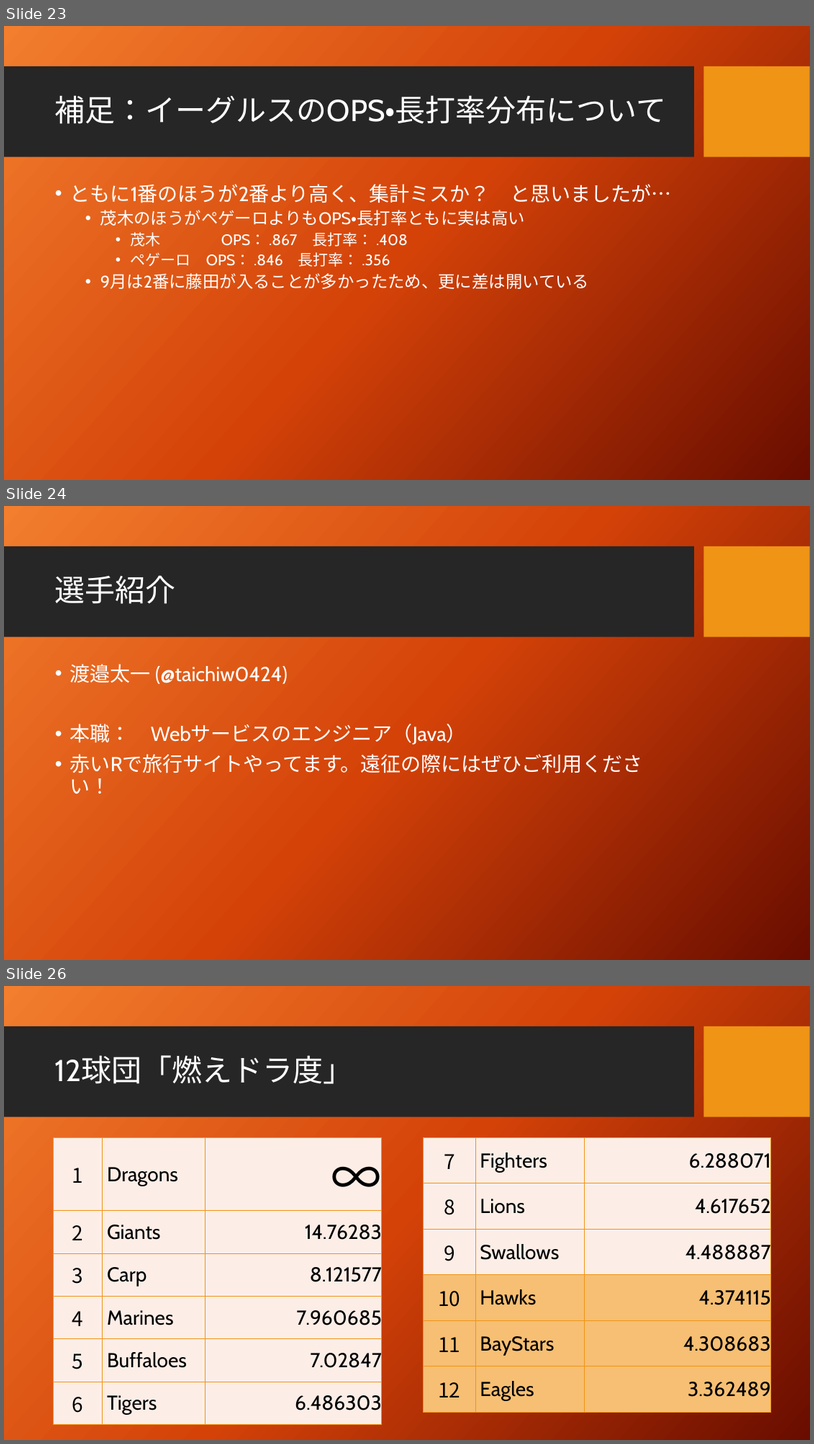
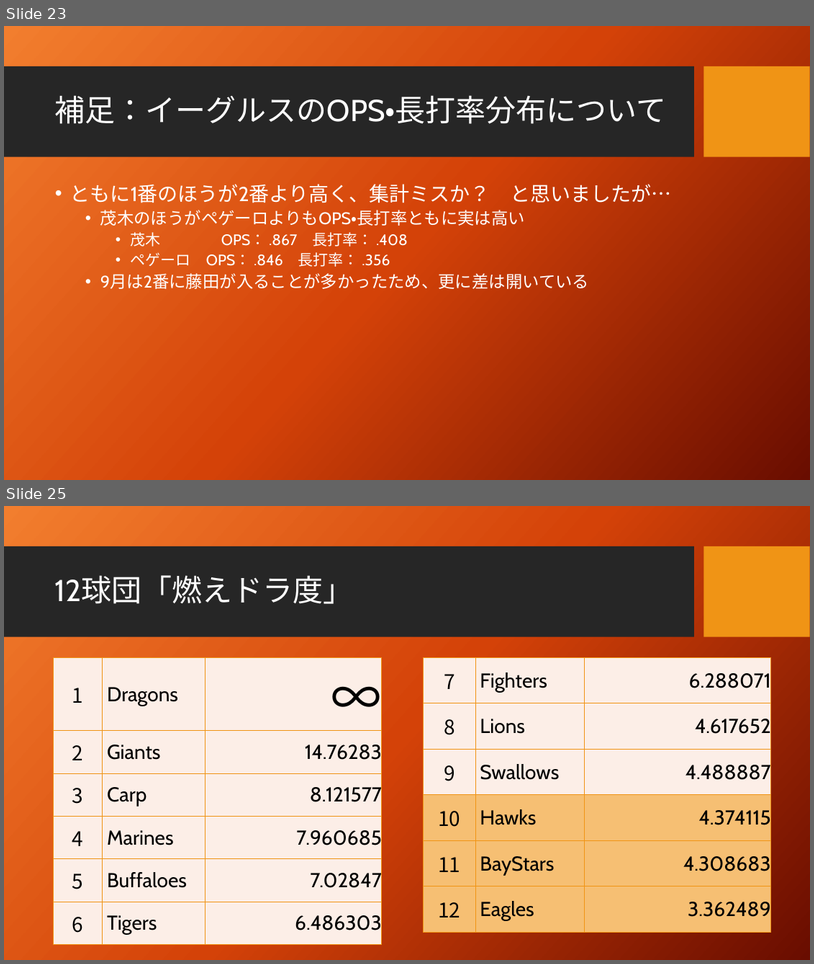
Before and after one commit to taichiw/baseball201712, a slide deck: 2番ペゲーロとは何だったのか.pptx. Shown one above the other, each under a label of ours: slides 23, 24 and 26 before the commit, slides 23 and 25 after it; the slides between them are not shown. The pictures are 814x1444 and 814x964 pixels, drawn with LibreOffice and Linux fonts; fonts in the diff are those of the drawing; background and template pictures are left out. Boxes give left, top, right and bottom in pixels: in the first picture for what was removed or moved away, otherwise in the second. Text is boxed around its words. In the diff, an @@ line names an element or a change of style, - is before the commit and + after.

```diff
--- a/2番ペゲーロとは何だったのか.pptx
+++ b/2番ペゲーロとは何だったのか.pptx
@@ slide 24 removed at (4,506,810,960), background picture (left out); not listed: 2 template elements that a slide beside it also shows @@
@@ title removed at (55,575,176,604) @@
-選手紹介
@@ text removed at (70,664,643,794) @@
-• 渡邉太一 (@taichiw0424)
-• 本職： Webサービスのエンジニア（Java）
-• 赤いRで旅行サイトやってます。遠征の際にはぜひご利用ください！
@@ what was slide 26 is now slide 25 @@
```
Also in this commit, not shown: 3 slides changed, 3 slides added, 1 other slide removed, 1 other file.
